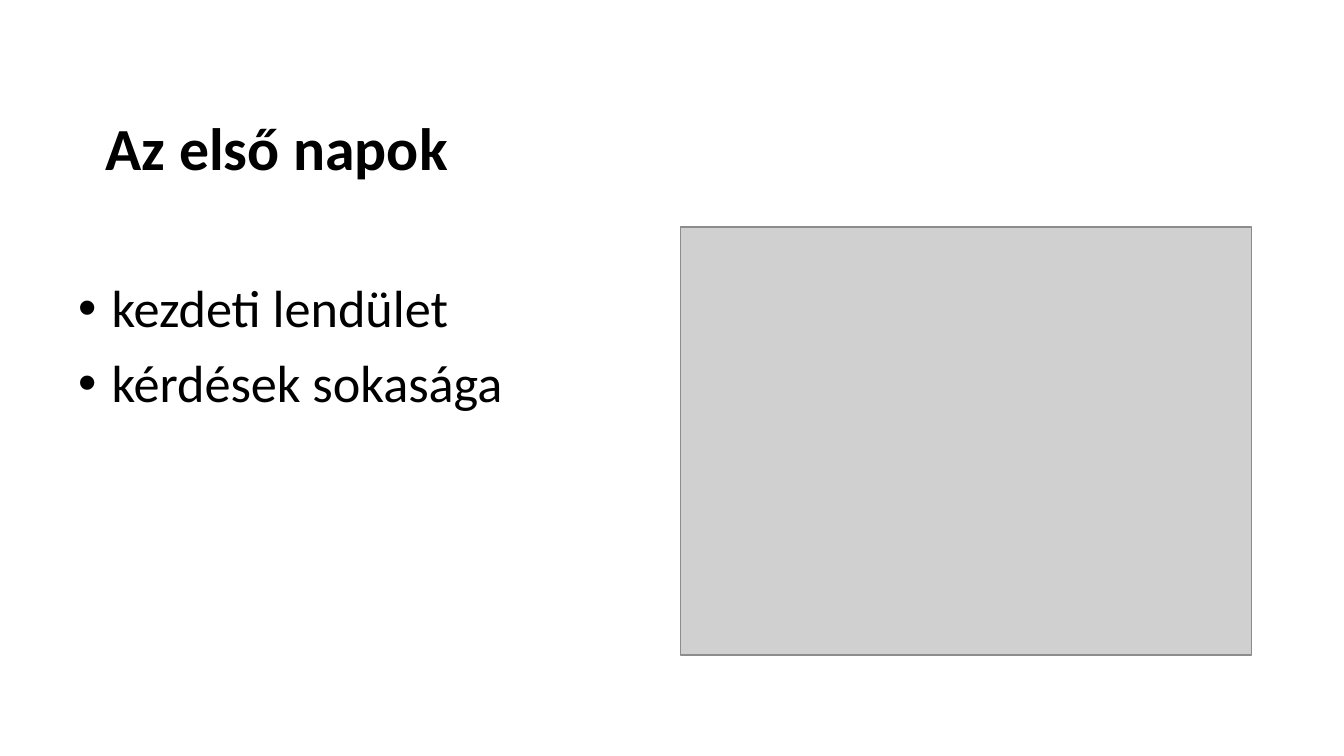
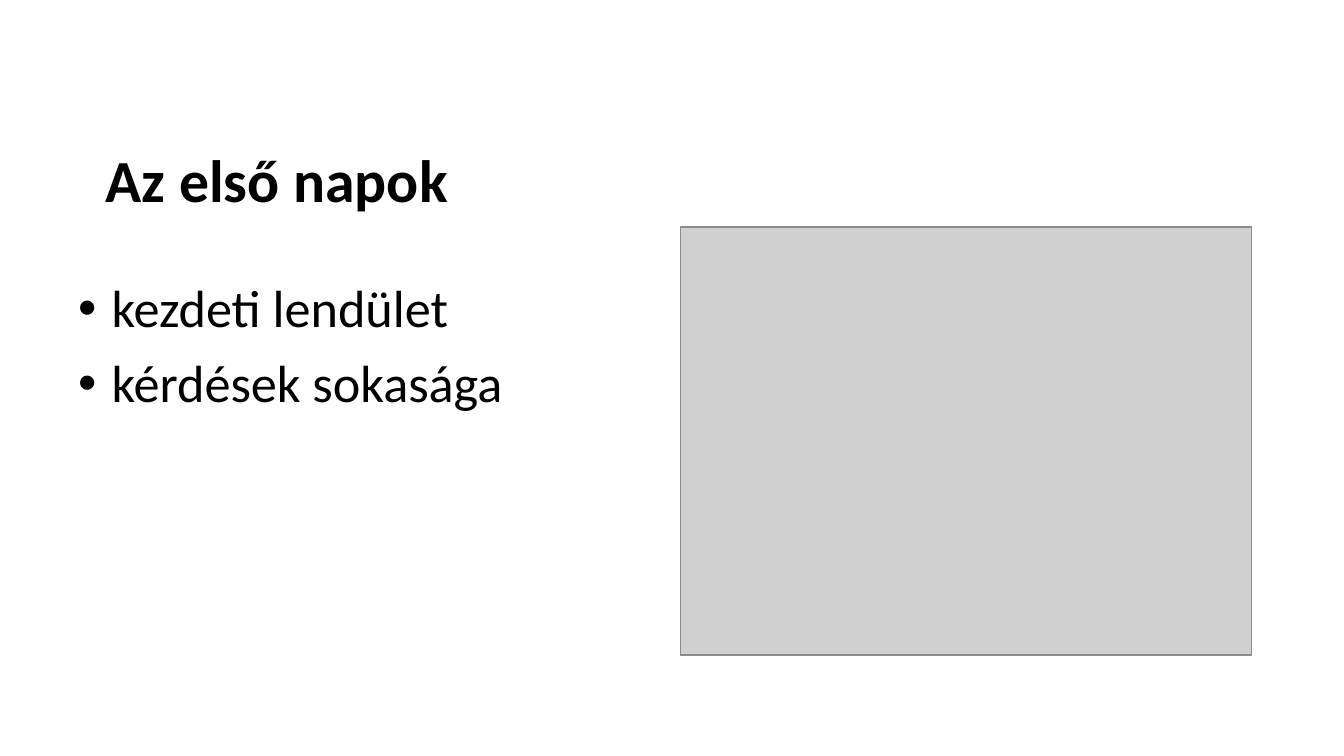
Before and after one commit to schonherz-java-ee-2016-summer/project, a slide deck: slide 5 of presentations/landing/Balogh_Istvan/Balogh_Istvan_prezentacio.pptx. Drawn at 1344x756 pixels with LibreOffice and Linux fonts; fonts in the diff are those of the drawing; grey boxes stand for pictures; background and template pictures are left out. Boxes give left, top, right and bottom in pixels: in the first picture for what was removed or moved away, otherwise in the second. Text is boxed around its words. In the diff, an @@ line names an element or a change of style, - is before the commit and + after.

```diff
--- a/presentations/landing/Balogh_Istvan/Balogh_Istvan_prezentacio.pptx
+++ b/presentations/landing/Balogh_Istvan/Balogh_Istvan_prezentacio.pptx
@@ title "Az első napok": place and size @@
-title "Az első napok" at bbox=[106, 128, 447, 180]
+title "Az első napok" at bbox=[106, 160, 447, 212]
```
Also in this commit, not shown: 7 other slides changed.
